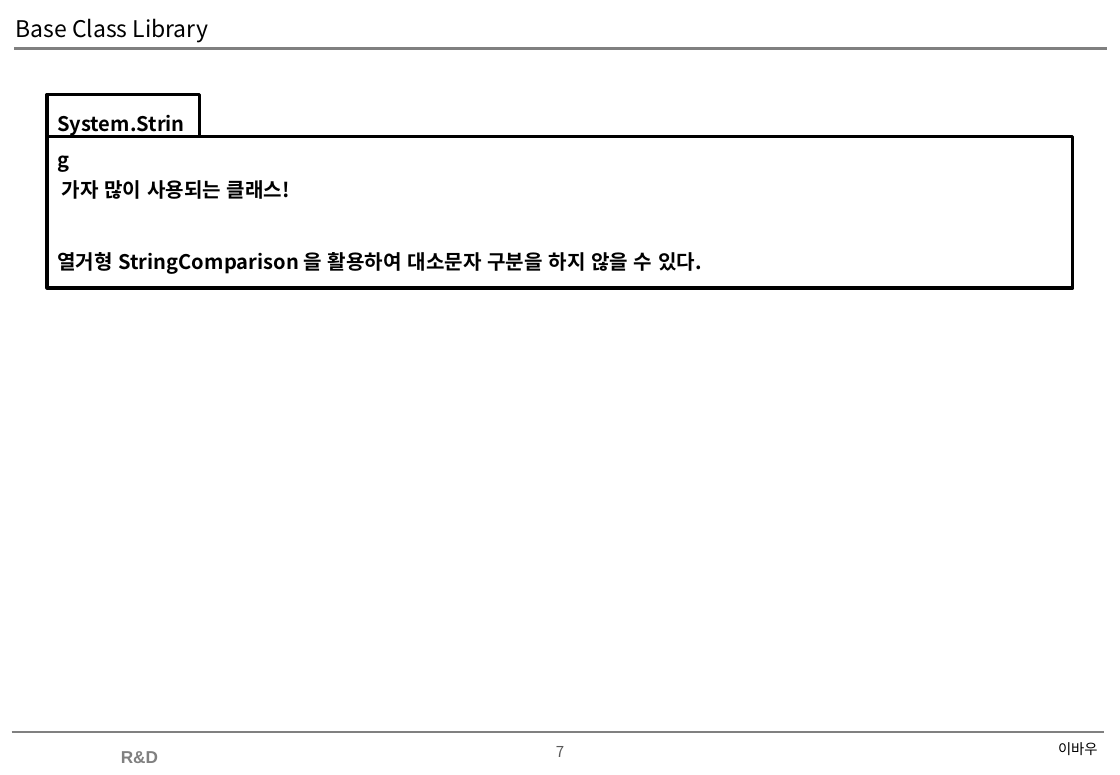
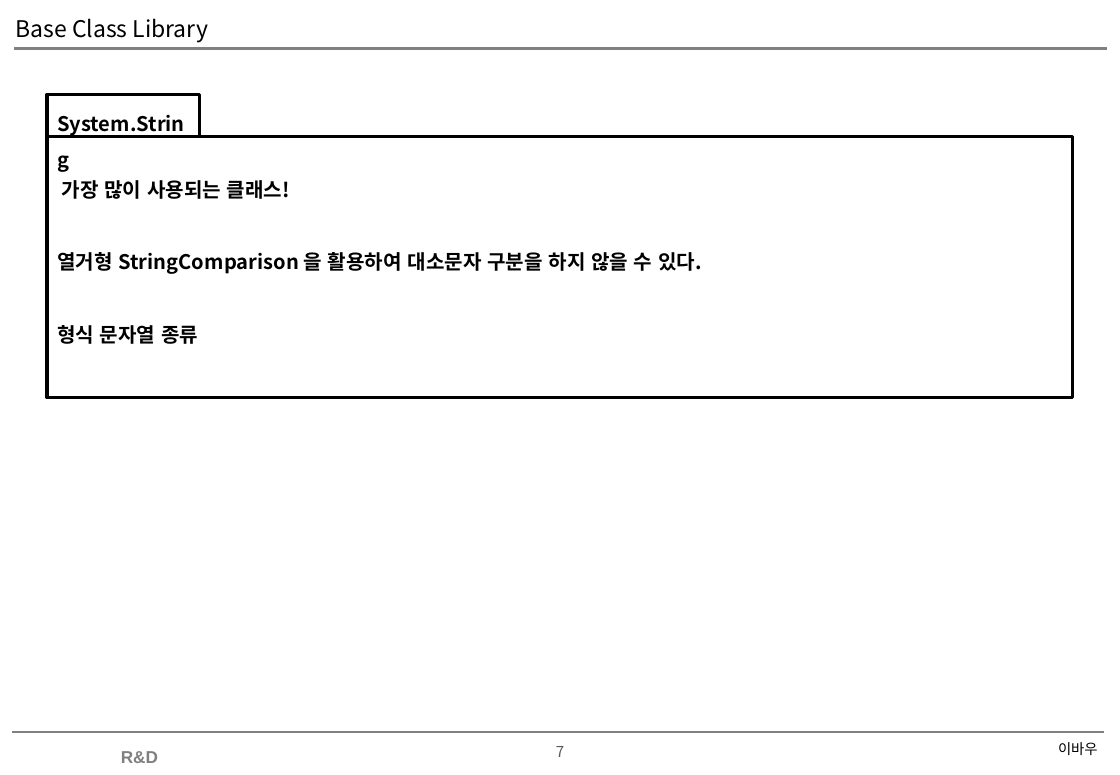
Before and after one commit to soultomind/CSharpStudy, a slide deck: slide 7 of CSharpStudy.Day20200627/Base Class Library.pptx. Drawn at 1120x775 pixels with LibreOffice and Linux fonts; fonts in the diff are those of the drawing; background and template pictures are left out. Boxes give left, top, right and bottom in pixels: in the first picture for what was removed or moved away, otherwise in the second. Text is boxed around its words. In the diff, an @@ line names an element or a change of style, - is before the commit and + after.

```diff
--- a/CSharpStudy.Day20200627/Base Class Library.pptx
+++ b/CSharpStudy.Day20200627/Base Class Library.pptx
@@ rectangle "가장 많이 사용되는 클래스!": place and size @@
-rectangle "가장 많이 사용되는 클래스!" at [48,137,1073,289]
+rectangle "가장 많이 사용되는 클래스!" at [48,137,1073,398]
@@ text in rectangle at [62,180,290,199]: text changed @@
-가자 많이 사용되는 클래스!
+가장 많이 사용되는 클래스!
@@ text in rectangle at [57,325,198,344]: paragraph added @@
+형식 문자열 종류
```
Also in this commit, not shown: 4 slides added, 3 other files.
